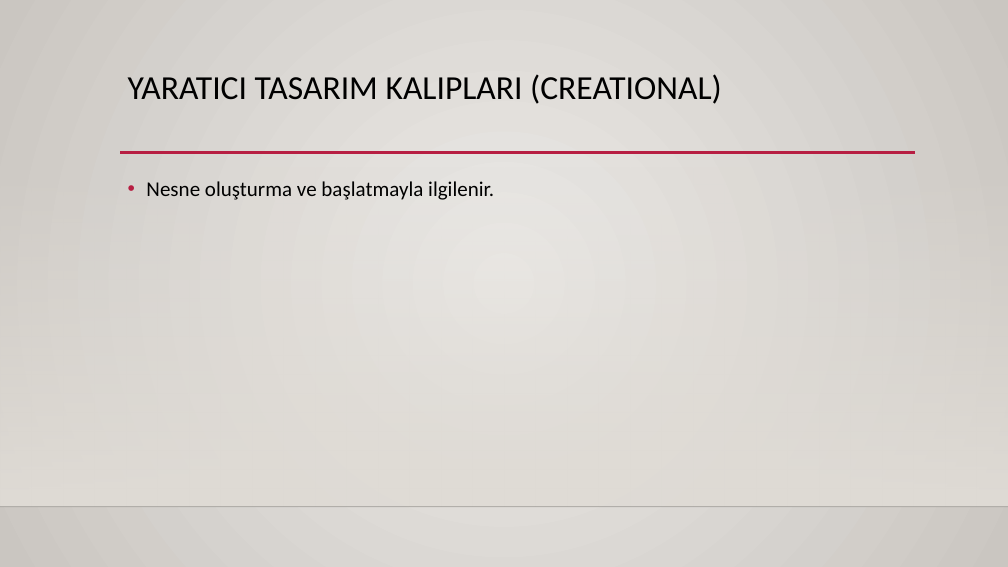
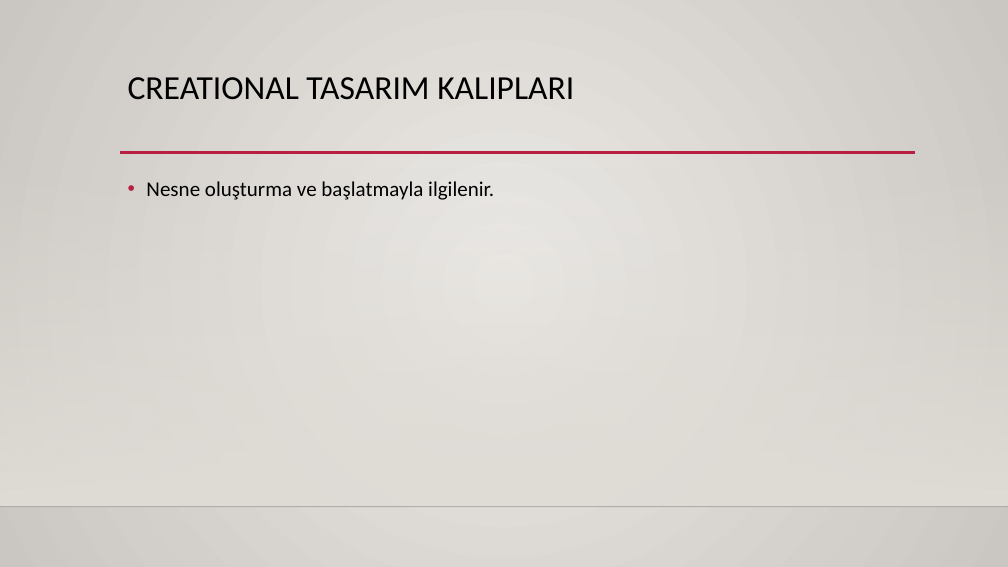
Before and after one commit to sametozalp/staj, a slide deck: slide 4 of design patterns.pptx. Drawn at 1008x567 pixels with LibreOffice and Linux fonts; fonts in the diff are those of the drawing; background and template pictures are left out. Boxes give left, top, right and bottom in pixels: in the first picture for what was removed or moved away, otherwise in the second. Text is boxed around its words. In the diff, an @@ line names an element or a change of style, - is before the commit and + after.

```diff
--- a/design patterns.pptx
+++ b/design patterns.pptx
@@ title at bbox=[128, 77, 574, 100]: text changed @@
-YARATICI TASARIM KALIPLARI (CREATIONAL)
+CREATIONAL TASARIM KALIPLARI
```
Also in this commit, not shown: 5 slides added, 1 other file.
